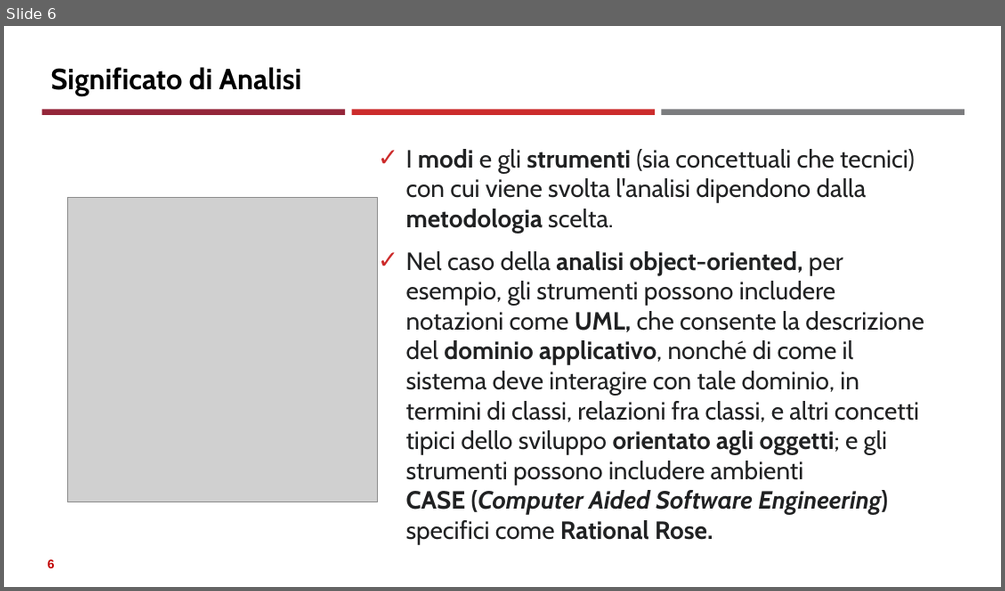
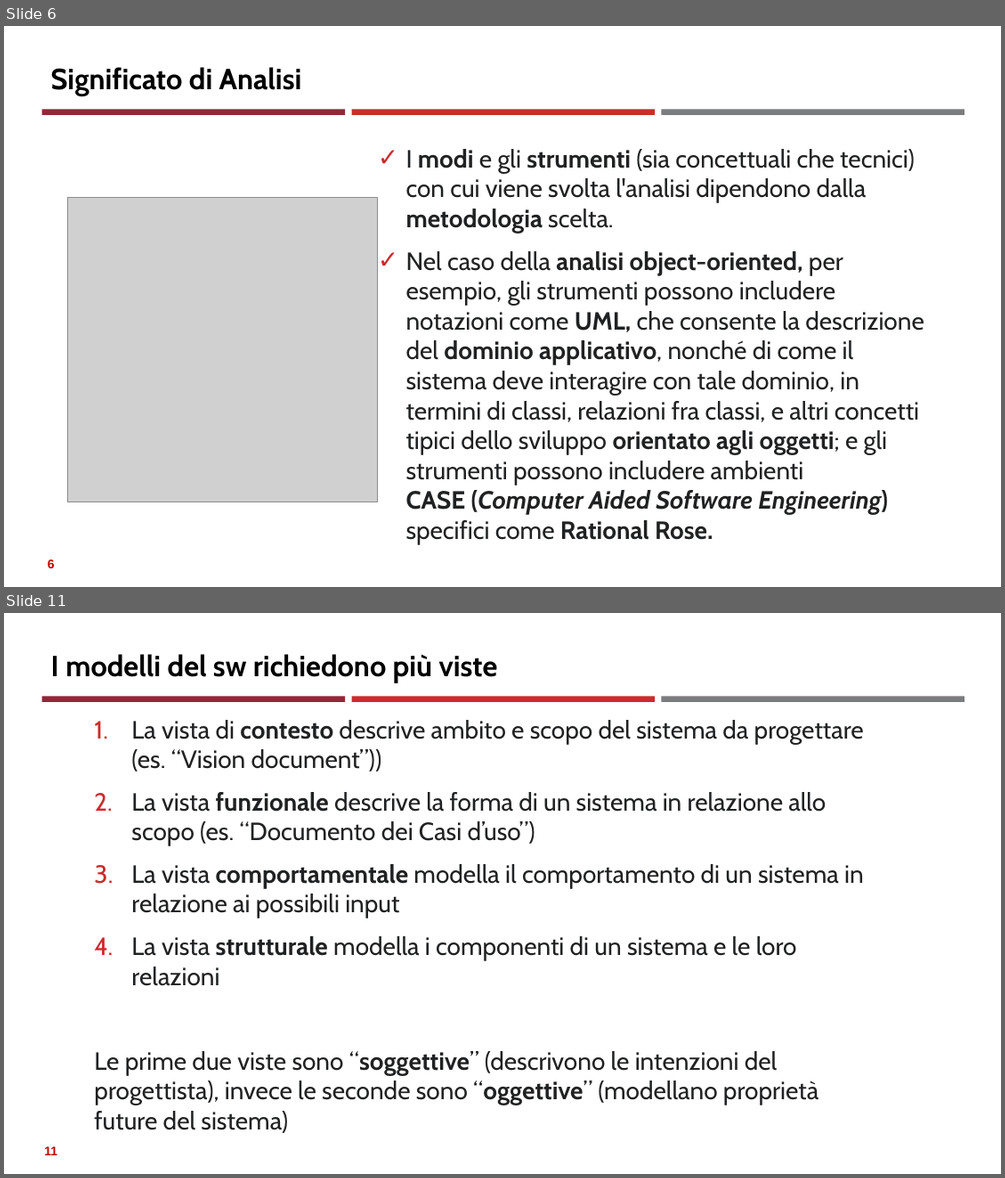
Before and after one commit to neural1977/data_science_interview_material, a slide deck: Assicurazioni/Analisi e progettazione del Software_ita.pptx. Shown one above the other, each under a label of ours: slide 6 before the commit, slides 6 and 11 after it; the slides between them are not shown. The pictures are 1005x591 and 1005x1178 pixels, drawn with LibreOffice and Linux fonts; fonts in the diff are those of the drawing; grey boxes stand for pictures. Boxes give left, top, right and bottom in pixels: in the first picture for what was removed or moved away, otherwise in the second. Text is boxed around its words. In the diff, an @@ line names an element or a change of style, - is before the commit and + after.

```diff
--- a/Assicurazioni/Analisi e progettazione del Software_ita.pptx
+++ b/Assicurazioni/Analisi e progettazione del Software_ita.pptx
@@ slide 11 added at box(4, 613, 1001, 1174), background #FFFFFF; not listed: 3 template elements that a slide beside it also shows @@
@@ title added at box(51, 654, 498, 683), 28 pt, text #000000, bold @@
+I modelli del sw richiedono più viste
@@ text added at box(94, 720, 864, 1133), 24 pt, text #202122 @@
+1. La vista di contesto descrive ambito e scopo del sistema da progettare (es. “Vision document”))
+2. La vista funzionale descrive la forma di un sistema in relazione allo scopo (es. “Documento dei Casi d’uso”)
+3. La vista comportamentale modella il comportamento di un sistema in relazione ai possibili input
+4. La vista strutturale modella i componenti di un sistema e le loro relazioni
+Le prime due viste sono “soggettive” (descrivono le intenzioni del progettista), invece le seconde sono “oggettive” (modellano proprietà future del sistema)
@@ page number added at box(44, 1146, 57, 1155), 12 pt, text #C00000, bold @@
+11
```
Also in this commit, not shown: 1 slide changed, 4 other slides added, 1 other file.
